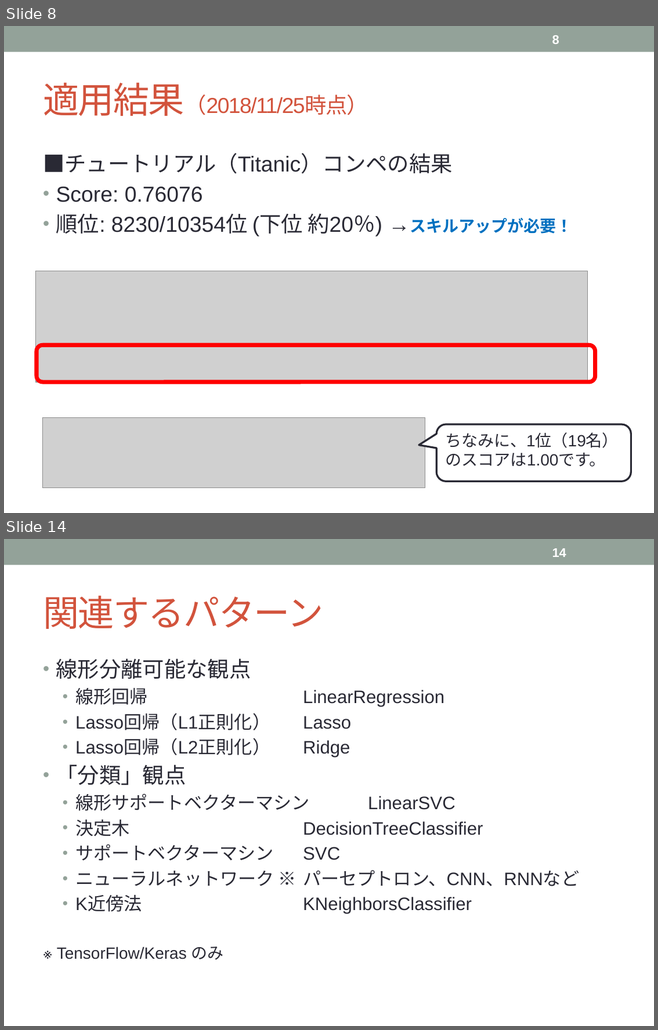
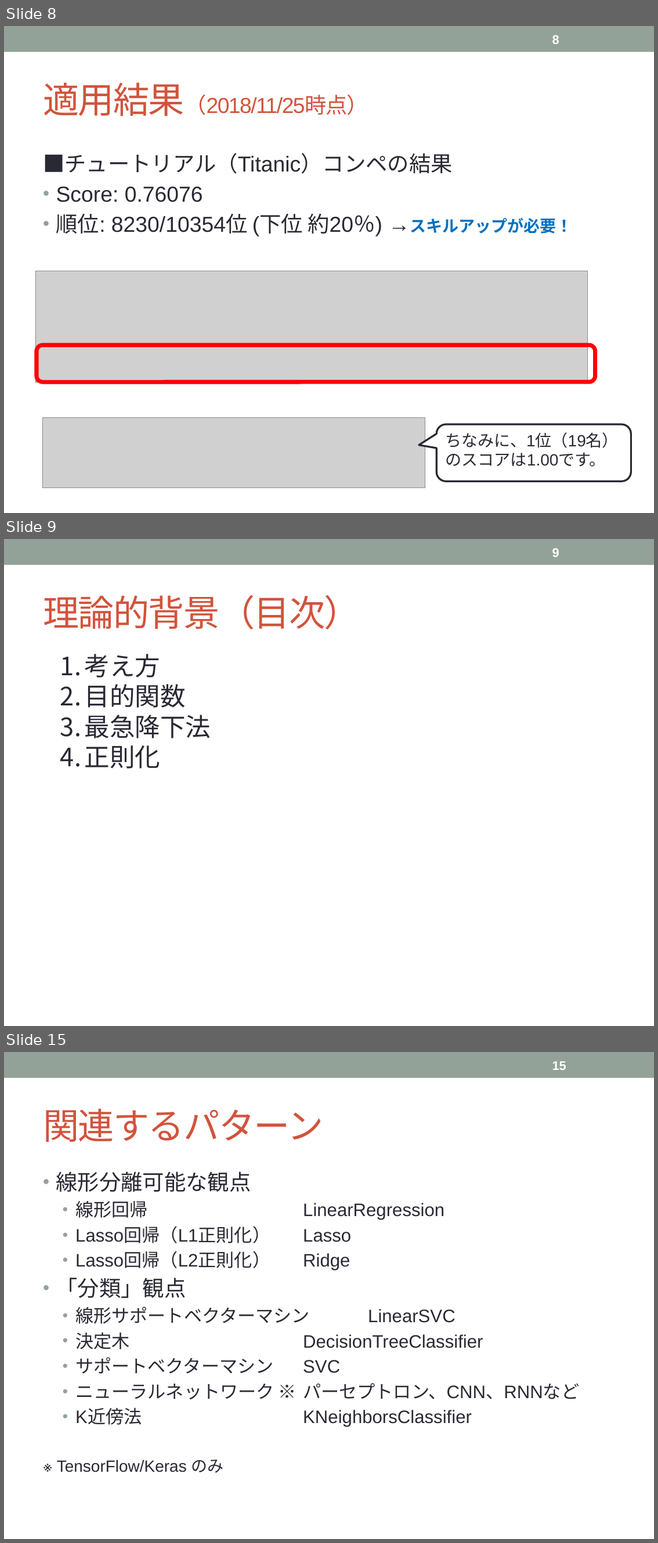
Before and after one commit to tsuchiyatoshio/team, a slide deck: oouchi/1.2_LogisticRegression/1.2_RogisticRegression.pptx. Shown one above the other, each under a label of ours: slides 8 and 14 before the commit, slides 8, 9 and 15 after it; the slides between them are not shown. The pictures are 658x1030 and 658x1543 pixels, drawn with LibreOffice and Linux fonts; fonts in the diff are those of the drawing; grey boxes stand for pictures. Boxes give left, top, right and bottom in pixels: in the first picture for what was removed or moved away, otherwise in the second. Text is boxed around its words. In the diff, an @@ line names an element or a change of style, - is before the commit and + after.

```diff
--- a/oouchi/1.2_LogisticRegression/1.2_RogisticRegression.pptx
+++ b/oouchi/1.2_LogisticRegression/1.2_RogisticRegression.pptx
@@ slide 9 added at (4,539,654,1026), background #FFFFFF; not listed: 1 template element that a slide beside it also shows @@
@@ page number added at (552,548,559,557), 14 pt, text #FFFFFF, bold @@
+9
@@ title added at (43,595,360,629), 40 pt, text #D2533C @@
+理論的背景（目次）
@@ text added at (85,654,211,769), 28 pt, text #292934 @@
+1. 考え方
+2. 目的関数
+3. 最急降下法
+4. 正則化
@@ what was slide 14 is now slide 15 @@
@@ page number at (552,1061,566,1070): text changed @@
-14
+15
```
Also in this commit, not shown: 2 slides changed, 3 other slides added, 3 slides removed, 1 other file.
